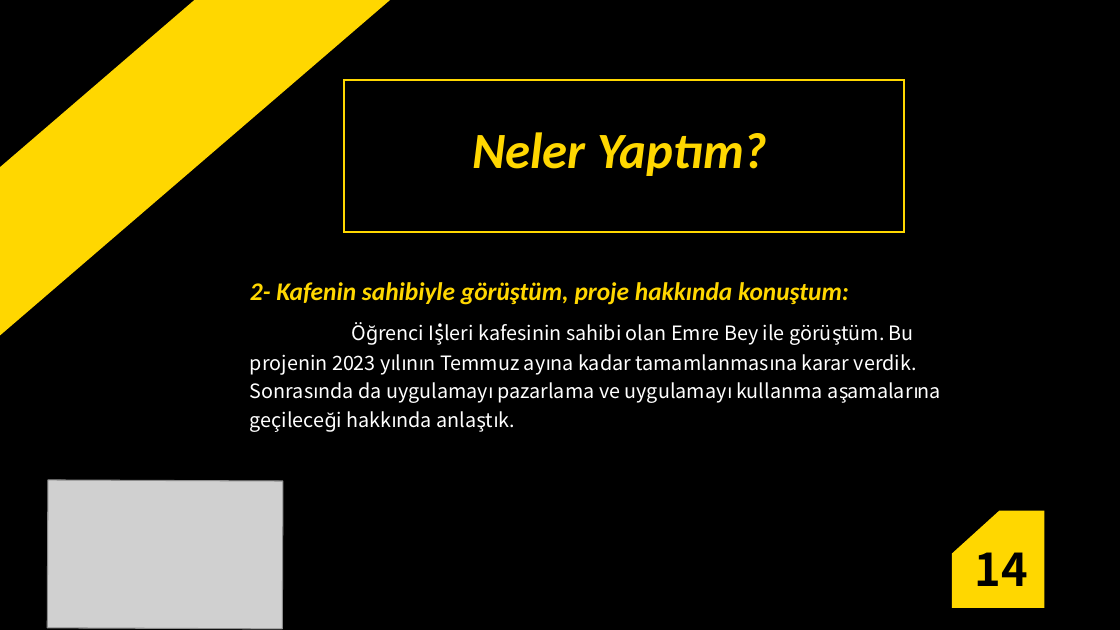
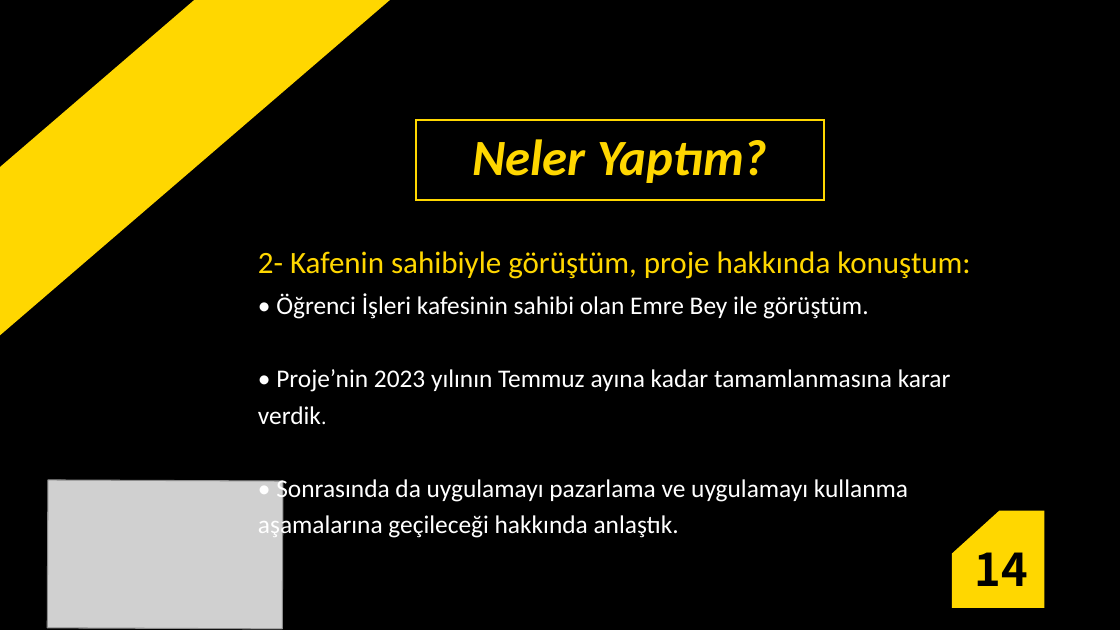
Before and after one commit to berkayemreb/TEZ_Ogrenci-Isleri, a slide deck: slide 14 of OgrenciIsleri.odp. Drawn at 1120x630 pixels with LibreOffice and Linux fonts; fonts in the diff are those of the drawing; grey boxes stand for pictures. Boxes give left, top, right and bottom in pixels: in the first picture for what was removed or moved away, otherwise in the second. Text is boxed around its words. In the diff, an @@ line names an element or a change of style, - is before the commit and + after.

```diff
--- a/OgrenciIsleri.odp
+++ b/OgrenciIsleri.odp
@@ text "Neler Yaptım?": place and size @@
-text "Neler Yaptım?" at <box>472,132,767,176</box>
+text "Neler Yaptım?" at <box>472,139,767,183</box>
@@ rectangle: place and size @@
-rectangle at <box>345,80,905,233</box>
+rectangle at <box>416,120,824,200</box>
@@ text "2- Kafenin sahibiyle görüştüm, proje ...": place and size @@
-text "2- Kafenin sahibiyle görüştüm, proje ..." at <box>250,282,917,403</box>
+text "2- Kafenin sahibiyle görüştüm, proje ..." at <box>258,251,970,539</box>
@@ text at <box>258,251,970,279</box>: size 18 to 22 pt, bold off, italic off in "2- Kafenin sahibiyle görüştüm, proje hakkında konuştum:" @@
@@ text at <box>258,294,951,539</box>: text changed; size 14 to 18 pt; font Noto Sans CJK SC to Calibri @@
-Öğrenci İşleri kafesinin sahibi olan Emre Bey ile görüştüm. Bu projenin 2023 yılının Temmuz ayına kadar tamamlanmasına karar verdik. Sonrasında da uygulamayı pazarlama ve uygulamayı kullanma aşamalarına geçileceği hakkında anlaştık.
+• Öğrenci İşleri kafesinin sahibi olan Emre Bey ile görüştüm.
+• Proje’nin 2023 yılının Temmuz ayına kadar tamamlanmasına karar verdik.
+• Sonrasında da uygulamayı pazarlama ve uygulamayı kullanma aşamalarına geçileceği hakkında anlaştık.
```
Also in this commit, not shown: 14 other slides changed, 2 slides added, 2 slides removed, 2 other files.
